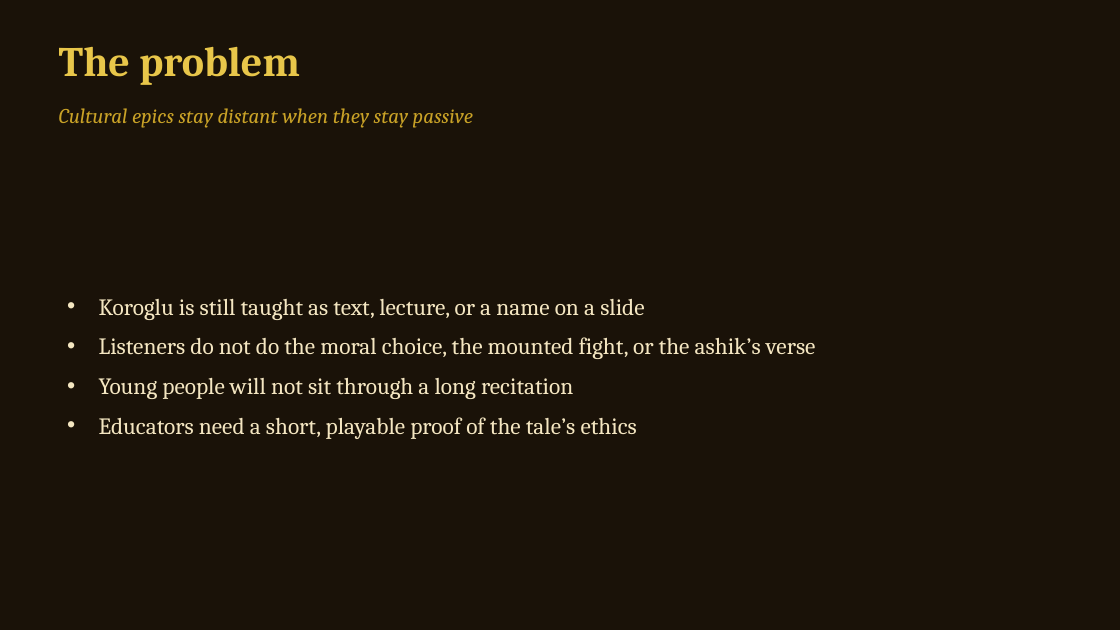
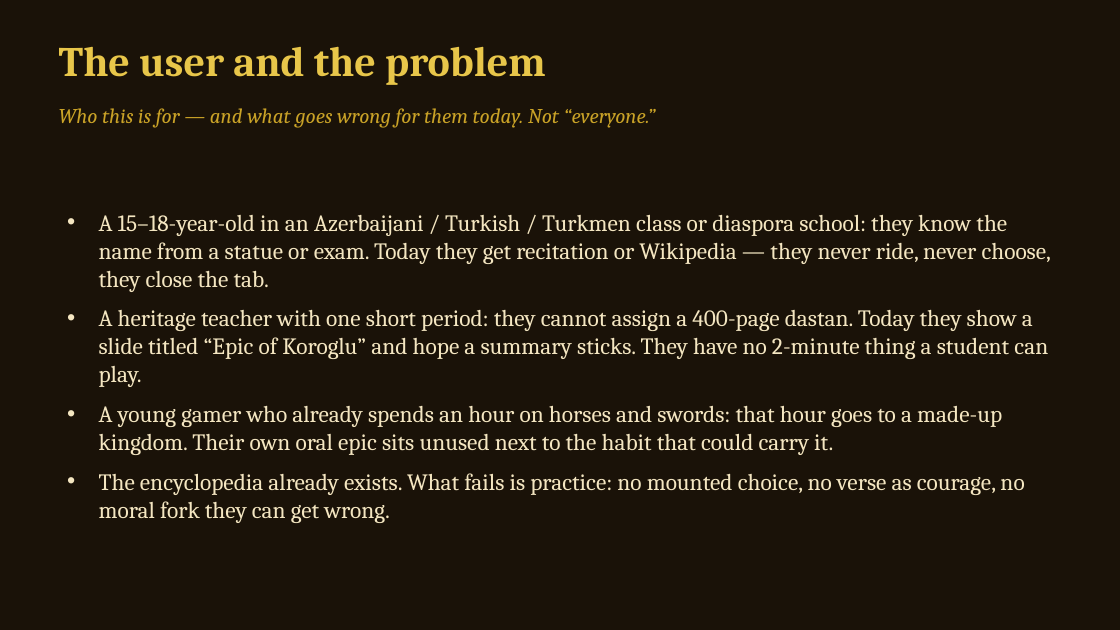
Before and after one commit to gunash-portfolio/KorogluDnD, a slide deck: slide 2 of docs/Koroglu-Epic-Game.pptx. Drawn at 1120x630 pixels with LibreOffice and Linux fonts; fonts in the diff are those of the drawing. Boxes give left, top, right and bottom in pixels: in the first picture for what was removed or moved away, otherwise in the second. Text is boxed around its words. In the diff, an @@ line names an element or a change of style, - is before the commit and + after.

```diff
--- a/docs/Koroglu-Epic-Game.pptx
+++ b/docs/Koroglu-Epic-Game.pptx
@@ text at [59,46,546,85]: text changed @@
-The problem
+The user and the problem
@@ text at [59,108,656,128]: text changed @@
-Cultural epics stay distant when they stay passive
+Who this is for — and what goes wrong for them today. Not “everyone.”
@@ text at [99,215,1051,523]: text changed @@
-• Koroglu is still taught as text, lecture, or a name on a slide
-• Listeners do not do the moral choice, the mounted fight, or the ashik’s verse
-• Young people will not sit through a long recitation
-• Educators need a short, playable proof of the tale’s ethics
+• A 15–18-year-old in an Azerbaijani / Turkish / Turkmen class or diaspora school: they know the name from a statue or exam. Today they get recitation or Wikipedia — they never ride, never choose, they close the tab.
+• A heritage teacher with one short period: they cannot assign a 400-page dastan. Today they show a slide titled “Epic of Koroglu” and hope a summary sticks. They have no 2-minute thing a student can play.
+• A young gamer who already spends an hour on horses and swords: that hour goes to a made-up kingdom. Their own oral epic sits unused next to the habit that could carry it.
+• The encyclopedia already exists. What fails is practice: no mounted choice, no verse as courage, no moral fork they can get wrong.
```
Also in this commit, not shown: 1 other file.
